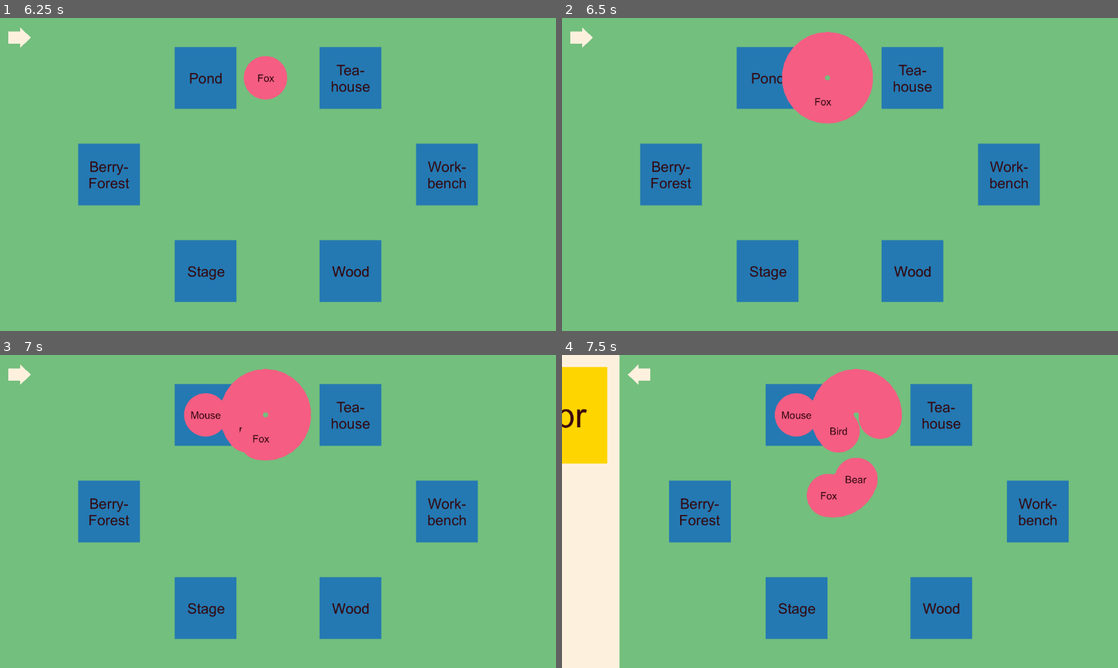
Above: before the commit, frames 1-4 (two rows, left to right).
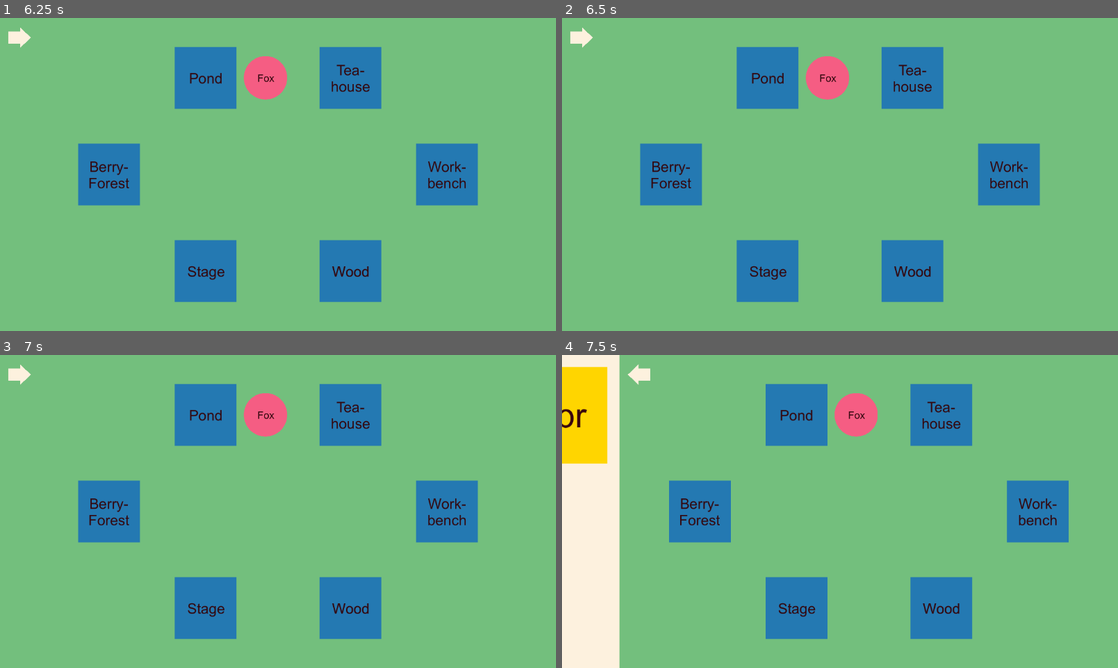
Above: after the commit, the same moments.

Repository: k4444th/Cozy-Moments
Game: Godot game, scene res://scenes/game.tscn
The game is run twice, just before and just after one commit, with the same random seed, the same clock (stepped at 60 frames per second) and the same inputs.
Inputs (mouse positions are in pixels of both pictures, inside the frame that each line leads up to):
- Up to frame 1 (6.25 s): click (61, 77) at 0.5 s; click (139, 36) at 1.25 s; click (22, 36) at 2 s; click (61, 77) at 2.75 s; click (61, 77) at 3.5 s; click (139, 36) at 4.25 s; tap Enter at 5 s; drag from (278, 174) to (111, 174) at 5.02 s; tap Space at 5.75 s; drag from (166, 174) to (266, 77) at 5.77 s
- Up to frame 2 (6.5 s): no input
- Up to frame 3 (7 s): move the mouse to (272, 439) at 6.52 s; click (272, 439) at 6.67 s
- Up to frame 4 (7.5 s): tap Enter at 7.25 s; drag from (840, 436) to (767, 608) at 7.27 s

Frame 1 is identical in both runs. In frame 2, 3.0% of the frame differs, in the area x 39-56%, y 4-34%; in frame 3, 3.8%; in frame 4, 5.0%, in the area x 38-62%, y 4-52%.

Commit message:
remove distributeAnimals function for now

Diff:
--- a/scripts/animal.gd
+++ b/scripts/animal.gd
@@ -1,6 +1,6 @@
 extends Area2D
 
-signal snapped_animal_position(position)
+signal snapped_animal_position()
 
 var mouseOver := false
 var dragging := false
@@ -16,7 +16,7 @@
 				dragging = false
 				if overlap:
 					global_position = overlapCoords
-					emit_signal("snapped_animal_position", global_position)
+				emit_signal("snapped_animal_position")
 
 	if event is InputEventMouseMotion and dragging:
 		global_position += event.relative
--- a/scripts/game.gd
+++ b/scripts/game.gd
@@ -1,4 +1,6 @@
 extends Node2D
+
+signal snapped_animal_position()
 
 @onready var animalContainer = $Animals
 
@@ -21,3 +23,4 @@
 	for animal in Gamemanager.currentRound["availableAnimals"]:
 		var animalNode = animalScenes[Gamemanager.animalList.find(animal.name)].instantiate()
 		animalContainer.add_child(animalNode)
+	emit_signal("snapped_animal_position")
--- a/scripts/gamemanager.gd
+++ b/scripts/gamemanager.gd
@@ -8,7 +8,7 @@
 const workstationList := ["Berryforest", "Pond", "Stage", "Teahouse", "Wood", "Workbench"]
 const newAnimalsPerRound := 3
 
-var animalDistributionLength = 50
+var animalDistributionLength = 60
 
 @onready var animalScene := preload("res://scenes/animal.tscn")
 
@@ -77,28 +77,8 @@
 			"state": "new",
 			"position": Vector2(0.0, 0.0)
 		})
+	distributeAnimals()
 
-func distributeAnimals(callerPos):
+func distributeAnimals():
 	var animals = get_node("/root/Game/Animals").get_children()
-	var positions = []
-	var duplicates = []
-
-	for animal in animals:
-		positions.append(animal.global_position)
-
-	for pos in positions:
-		var amount = positions.count(pos)
-		if amount > 1:
-			var positionToAdd = {
-				"position": pos,
-				"amount": amount
-			}
-			if not duplicates.has(positionToAdd):
-				duplicates.append(positionToAdd)
-
-	for index in range(animals.size()):
-		var animal = animals[index]
-		for pos in duplicates:
-			if animal.global_position == pos.position:
-				animal.global_position = Vector2(animal.global_position.x + animalDistributionLength * sin (deg_to_rad(index * 360.0 / pos.amount)), animal.global_position.y + animalDistributionLength * cos (deg_to_rad(index * 360.0 / pos.amount)))
-				print(animal.global_position)
+	print("[ToDo] distributeAnimals()")
